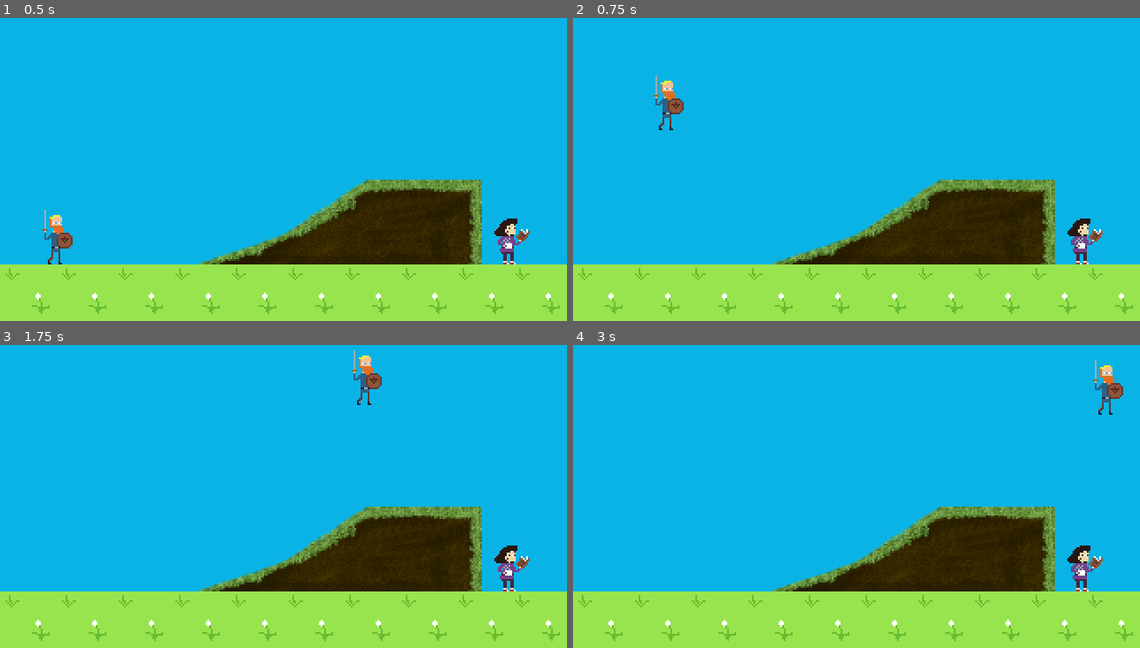
Above: before the commit, frames 1-4 (two rows, left to right).
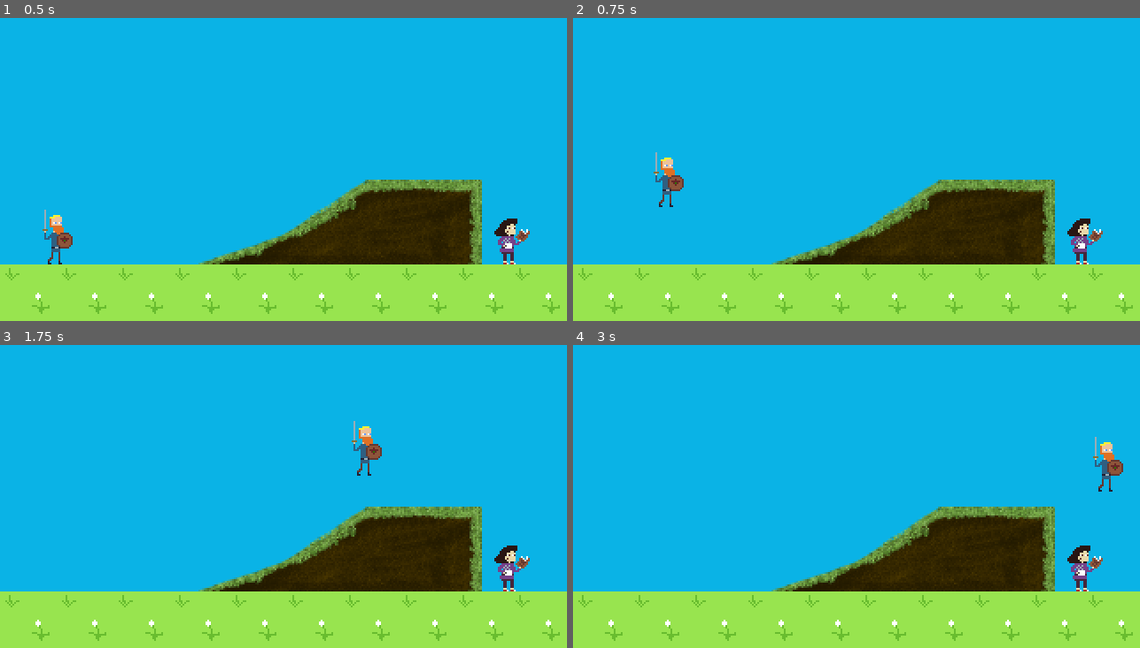
Above: after the commit, the same moments.

Repository: e0da/godot_projects
Game: Godot game, scene res://World.tscn
Same seed, same stepped clock (60 frames per second), same inputs: the game is played once before the commit and once after it.
Inputs:
- Up to frame 1 (0.5 s): no input
- Up to frame 2 (0.75 s): tap Enter (ui_accept) at 0.5 s; hold Right (ui_right) from 0.53 s (still down)
- Up to frame 3 (1.75 s): keep holding Right (ui_right); tap Enter (ui_accept) at 0.77, 1.52 s
- Up to frame 4 (3 s): release Right (ui_right) at 2.03 s; hold Left (ui_left) 2.03-2.78 s; tap Enter (ui_accept) at 2.75 s; hold Right (ui_right) from 2.78 s (still down)

Frame 1 is identical in both runs. In frame 2, 0.8% of the frame differs, in the area x 14-20%, y 18-63%; in frame 3, 0.8%; in frame 4, 0.8%.

Commit message:
Support joystick axis for left+right

Diff:
--- a/3.1/bop/Player.gd
+++ b/3.1/bop/Player.gd
@@ -3,19 +3,21 @@
 export(int) var acceleration : int = 20
 export(float) var friction : float = acceleration*2
 export(int) var gravity : int = 50
-export(int) var jump_force : int = 700
+export(int) var jump_force : int = 500
 export(int) var max_speed : int = 200
 export(Vector2) var floor_vector : Vector2 = Vector2(0, -1)
 export(Vector2) var velocity : Vector2 = Vector2(0,0)
+export(float) var dead_zone : float = 0.2
 
 func _physics_process(_delta):
 	velocity.y += gravity
 	velocity = move_and_slide(velocity, floor_vector)
 
-	if Input.is_action_pressed("ui_left"):
+	var x_axis_value = Input.get_joy_axis(0, JOY_AXIS_0)
+	if Input.is_action_pressed("ui_left") or x_axis_value <= -dead_zone:
 		velocity.x -= acceleration
 		$Sprite.flip_h = true
-	elif Input.is_action_pressed("ui_right"):
+	elif Input.is_action_pressed("ui_right") or x_axis_value >= dead_zone:
 		velocity.x += acceleration
 		$Sprite.flip_h = false
 	else:
